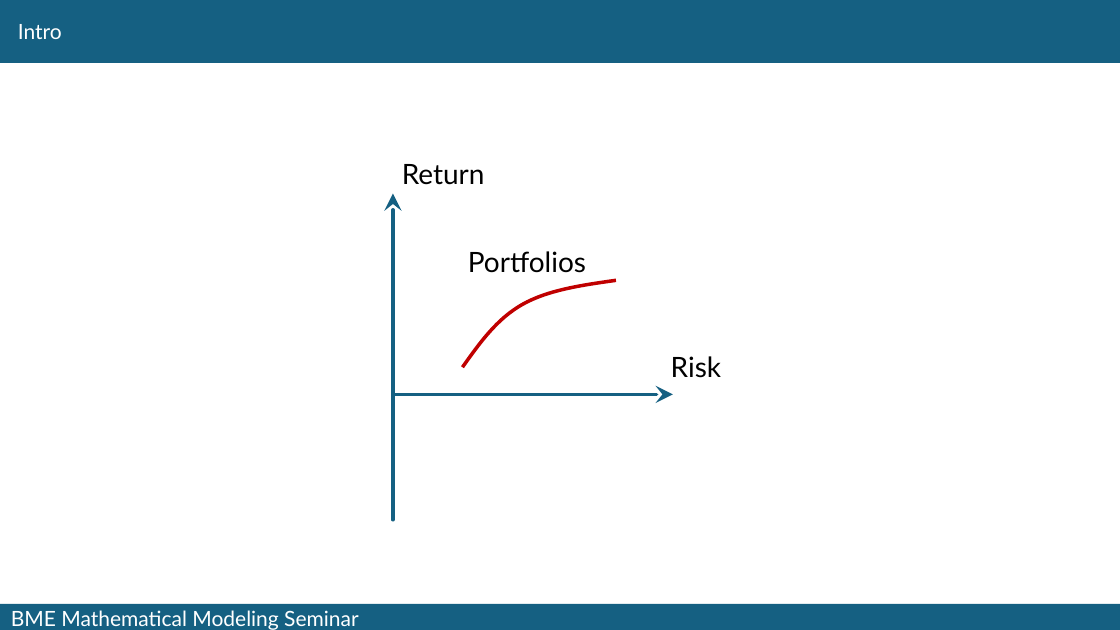
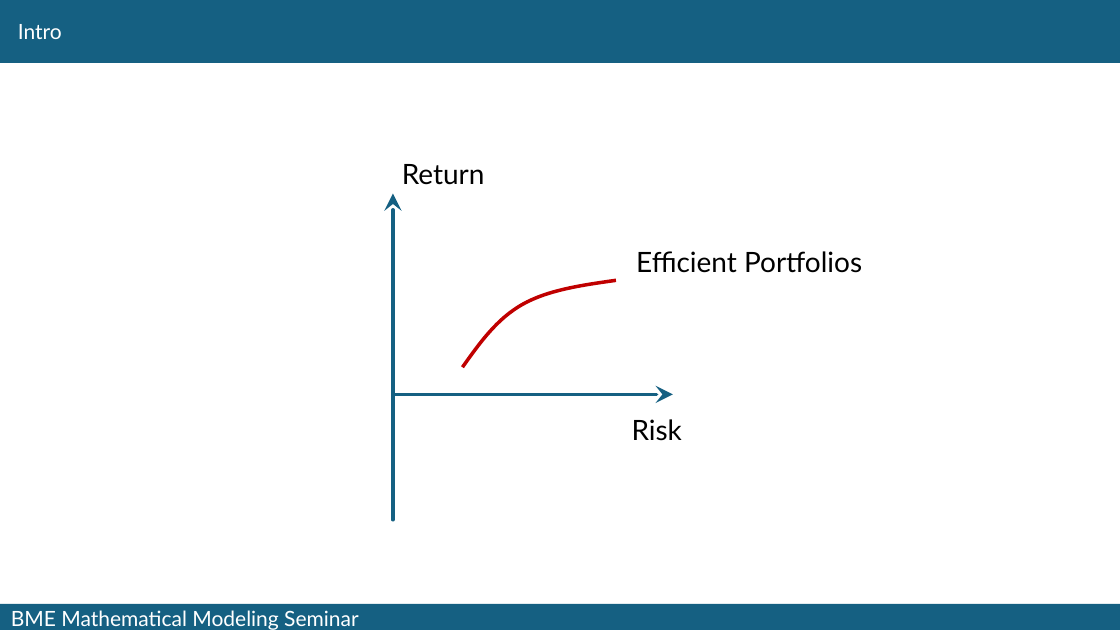
Before and after one commit to fij/btup, a slide deck: slide 4 of MMS_2024_09_10/Farkas_2024_09_10.pptx. Drawn at 1120x630 pixels with LibreOffice and Linux fonts; fonts in the diff are those of the drawing. Boxes give left, top, right and bottom in pixels: in the first picture for what was removed or moved away, otherwise in the second. Text is boxed around its words. In the diff, an @@ line names an element or a change of style, - is before the commit and + after.

Commit message:
updated until Risk slide

```diff
--- a/MMS_2024_09_10/Farkas_2024_09_10.pptx
+++ b/MMS_2024_09_10/Farkas_2024_09_10.pptx
@@ text at <box>636,251,862,273</box>: text changed @@
-Portfolios
+Efficient Portfolios
@@ text "Risk": place and size @@
-text "Risk" at <box>671,356,721,378</box>
+text "Risk" at <box>632,419,682,441</box>
```
Also in this commit, not shown: 4 other slides changed, 1 slide added, 3 slides removed.
